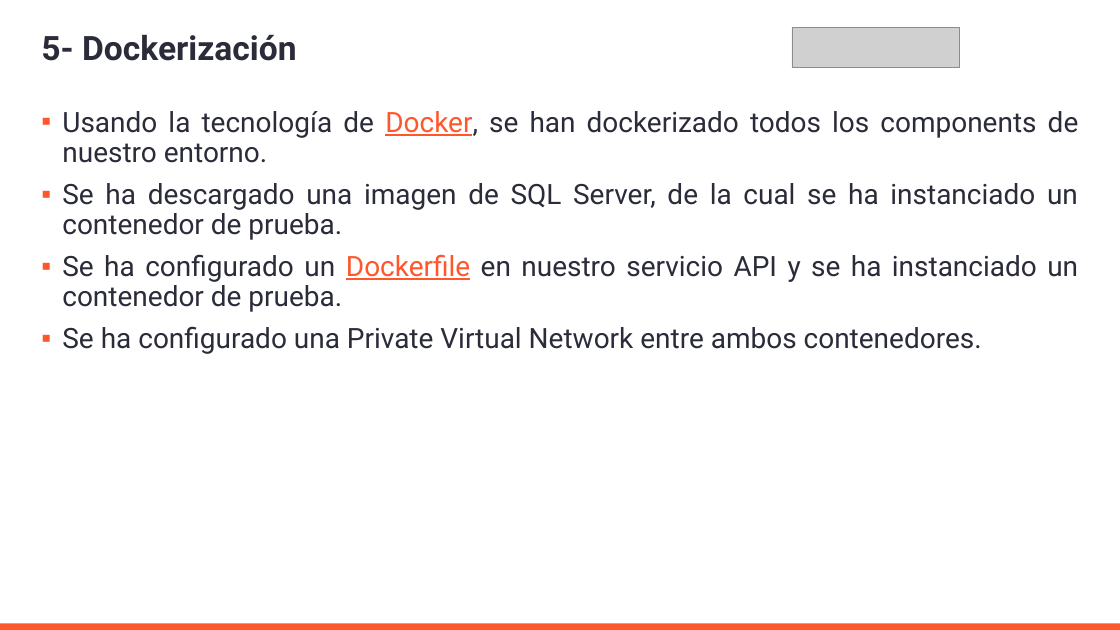
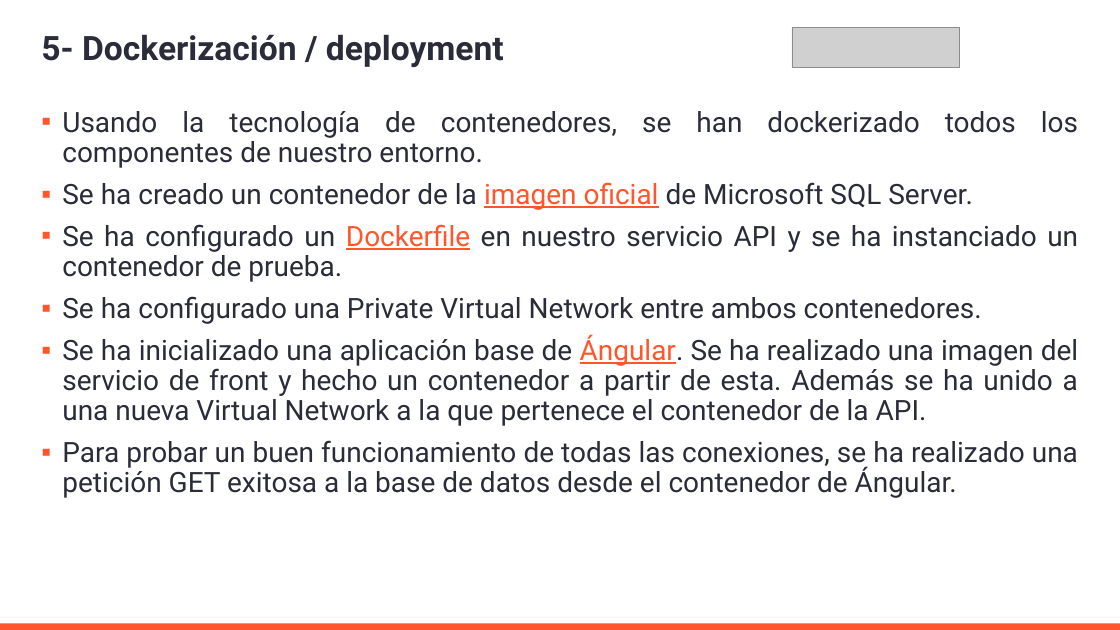
Before and after one commit to AleMedinaGarc/DotnetAPI-Practice, a slide deck: slide 10 of IniciacionDePracticasExternas.pptx. Drawn at 1120x630 pixels with LibreOffice and Linux fonts; fonts in the diff are those of the drawing; grey boxes stand for pictures; background and template pictures are left out. Boxes give left, top, right and bottom in pixels: in the first picture for what was removed or moved away, otherwise in the second. Text is boxed around its words. In the diff, an @@ line names an element or a change of style, - is before the commit and + after.

```diff
--- a/IniciacionDePracticasExternas.pptx
+++ b/IniciacionDePracticasExternas.pptx
@@ title at (x1=41, y1=34, x2=504, y2=67): text changed @@
-5- Dockerización
+5- Dockerización / deployment
@@ text at (x1=62, y1=111, x2=1078, y2=210): text changed @@
-▪ Usando la tecnología de Docker, se han dockerizado todos los components de nuestro entorno.
-▪ Se ha descargado una imagen de SQL Server, de la cual se ha instanciado un contenedor de prueba.
+▪ Usando la tecnología de contenedores, se han dockerizado todos los componentes de nuestro entorno.
+▪ Se ha creado un contenedor de la imagen oficial de Microsoft SQL Server.
@@ text at (x1=62, y1=334, x2=1078, y2=498): paragraphs added @@
+▪ Se ha inicializado una aplicación base de Ángular. Se ha realizado una imagen del servicio de front y hecho un contenedor a partir de esta. Además se ha unido a una nueva Virtual Network a la que pertenece el contenedor de la API.
+▪ Para probar un buen funcionamiento de todas las conexiones, se ha realizado una petición GET exitosa a la base de datos desde el contenedor de Ángular.
```
Also in this commit, not shown: 10 other slides changed, 1 slide removed, 5 other files.
